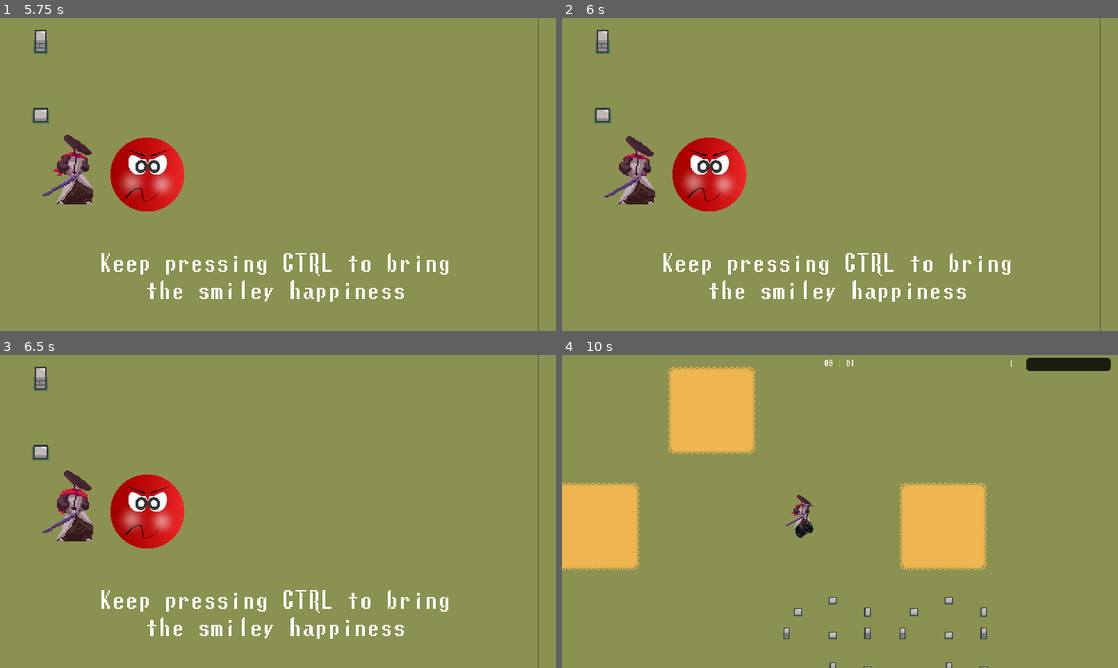
Above: before the commit, frames 1-4 (two rows, left to right).
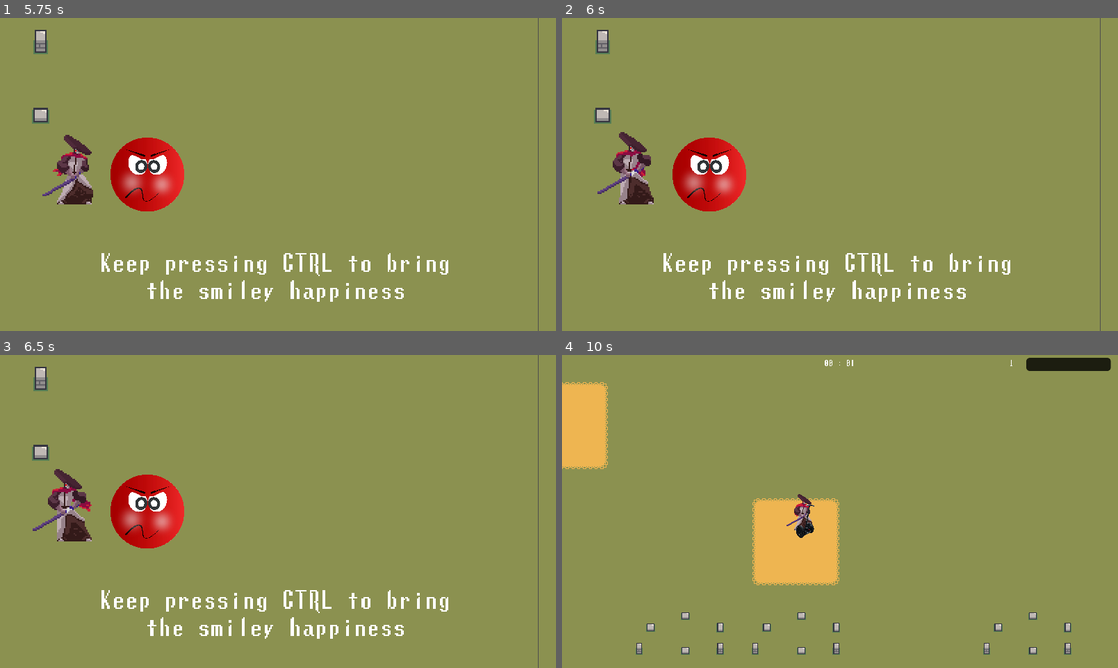
Above: after the commit, the same moments.

Repository: NemoDacremont/vampire_le_survivant
Game: Godot game, scene res://src/main_menu/main_menu.tscn
Same seed, same stepped clock (60 frames per second), same inputs: the game is played once before the commit and once after it.
Inputs:
- Up to frame 1 (5.75 s): click "PLAY" at 0.5 s; hold D (move_right) 1.28-2.03 s; tap K (fireball, bound only before the commit) at 1.35, 2.85, 4.35 s; hold S (move_down) 2.03-2.78 s; tap Ctrl (segway) at 2.1, 3.6, 5.1 s; hold D (move_right) 2.78-3.53 s; hold W (move_up) 3.53-4.28 s; hold Left (move_left) from 4.28 s (still down)
- Up to frame 2 (6 s): release Left (move_left) at 5.78 s; hold S (move_down) from 5.78 s (still down); tap K (fireball, bound only before the commit) at 5.85 s
- Up to frame 3 (6.5 s): keep holding S (move_down)
- Up to frame 4 (10 s): release S (move_down) at 6.53 s; hold D (move_right) 6.53-7.28 s; tap Ctrl (segway) at 6.6, 8.1, 9.6 s; hold W (move_up) 7.28-8.03 s; tap K (fireball, bound only before the commit) at 7.35, 8.85 s; hold D (move_right) 8.03-8.78 s; hold S (move_down) 8.78-9.53 s; hold Left (move_left) from 9.53 s (still down)

Frame 1 is identical in both runs. In frame 2, 0.9% of the frame differs, in the area x 6-17%, y 36-59%; in frame 3, 1.1%; in frame 4, 19%, in the area x 0-92%, y 3-100%.

Commit message:
Add keybinding

Diff:
--- a/project.godot
+++ b/project.godot
@@ -69,12 +69,13 @@
 }
 fireball={
 "deadzone": 0.5,
-"events": [Object(InputEventKey,"resource_local_to_scene":false,"resource_name":"","device":-1,"window_id":0,"alt_pressed":false,"shift_pressed":false,"ctrl_pressed":false,"meta_pressed":false,"pressed":false,"keycode":0,"physical_keycode":75,"key_label":0,"unicode":107,"echo":false,"script":null)
-]
+"events": []
 }
 segway={
 "deadzone": 0.5,
 "events": [Object(InputEventKey,"resource_local_to_scene":false,"resource_name":"","device":-1,"window_id":0,"alt_press …(182 unchanged characters)…
+, Object(InputEventMouseButton,"resource_local_to_scene":false,"resource_name":"","device":-1,"window_id":0,"alt_pressed":false,"shift_pressed":false,"ctrl_pressed":false,"meta_pressed":false,"button_mask":0,"position":Vector2(0, 0),"global_position":Vector2(0, 0),"factor":1.0,"button_index":1,"canceled":false,"pressed":false,"double_click":false,"script":null)
+, Object(InputEventKey,"resource_local_to_scene":false,"resource_name":"","device":-1,"window_id":0,"alt_pressed":false,"shift_pressed":false,"ctrl_pressed":false,"meta_pressed":false,"pressed":false,"keycode":0,"physical_keycode":75,"key_label":0,"unicode":107,"echo":false,"script":null)
 ]
 }
 
